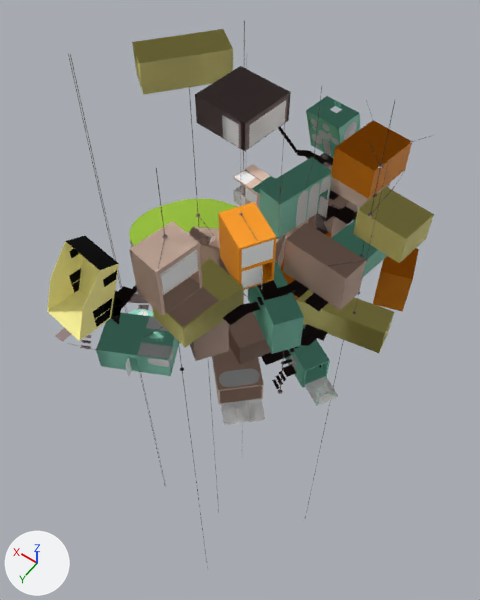
One commit to the glTF model Assets/Neighborhood-1/Neighborhood-1.glb: the scene before it, then after it.
The view is the same before and after, from a camera (50 mm lens) standing at (-24.0, 33.1, 52.8) and looking at (5.5, -8.2, -12.1). Arrows for +X, +Y and +Z are at lower left; the lights stay in place. Objects named as collision shapes, trigger or cutter boxes, shadow casters or lower levels of detail are left out. Where no turn or scale is listed for an object, it has been applied to the vertices. Vertices at the same position are counted once.

Names of what the first picture shows: 'Cables', 'Dwelling.001', 'Dwelling.005', 'Dwelling.008', 'Dwelling.010', 'Dwelling.011', 'Dwelling.016', 'Dwelling.018', 'Dwelling.019', 'Dwelling.021', 'Dwelling.022', 'Dwelling.023', 'Dwelling.024', 'Dwellings-LOD1', 'Garden', 'Stairs-LOD1'.
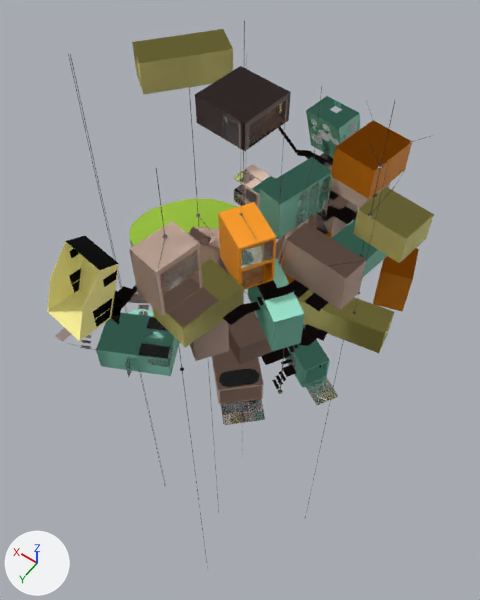
What differs and where, as boxes (x1, y1, x2, y2) in the pictures (480 x 600 px; the box of a moved part takes in the faces that stretch with it):
```json
{"object": "Dwellings-LOD1", "change": "surface changed, reshaped", "before": [96, 29, 434, 425], "after": [96, 29, 434, 425]}
{"object": "Dwelling.018", "change": "surface changed", "before": [237, 202, 276, 291], "after": [237, 202, 276, 291]}
{"object": "Dwelling.019", "change": "surface changed", "before": [157, 232, 201, 297], "after": [157, 232, 201, 297], "on screen": "grey to brown"}
{"object": "Dwelling.023", "change": "surface changed", "before": [122, 309, 176, 377], "after": [122, 309, 176, 377]}
{"object": "Dwelling.005", "change": "surface changed", "before": [233, 168, 316, 229], "after": [233, 168, 316, 229]}
{"object": "Dwelling.016", "change": "surface changed", "before": [252, 165, 331, 238], "after": [252, 165, 331, 238], "on screen": "grey to green"}
{"object": "Dwelling.011", "change": "surface changed", "before": [218, 366, 265, 425], "after": [218, 366, 265, 425]}
{"object": "Dwelling.024", "change": "surface changed", "before": [219, 97, 286, 150], "after": [219, 97, 286, 150]}
{"object": "Dwelling.001", "change": "surface changed", "before": [289, 344, 337, 406], "after": [289, 344, 337, 406]}
{"part": 1, "of": "me_cube_082", "change": "moved or reshaped", "before": [248, 262, 304, 354], "after": [248, 286, 304, 351]}
{"object": "Dwelling", "change": "unchanged, uncovered by the edit", "after": [373, 248, 419, 312]}
```

Edits to the scene script, one JSON object a line:
```json
{"op": "add", "block": "mat_glass_in_equipment", "code": "mat_glass_in_equipment.transmission_weight = 0.977"}
{"block": "me_cube_082", "where": "me_cube_082.from_pydata(...)  # 776 vertices, 1255 faces; spans x -3.3..25.8, y -8.7..27.0, z -2.5..20.9"}
{"block": "me_cube_082", "where": "# used by ob_dwellings_lod1; location = (-11.9, -10.0, 2.5)"}
{"block": "me_cube_082", "change": "me_cube_082 part 1: the loose piece of 8 vertices spanning x 1.8..8.1, y 11.7..17.3, z 4.8..8.8 is moved by (0.0, 0.0, 0.4)"}
```
